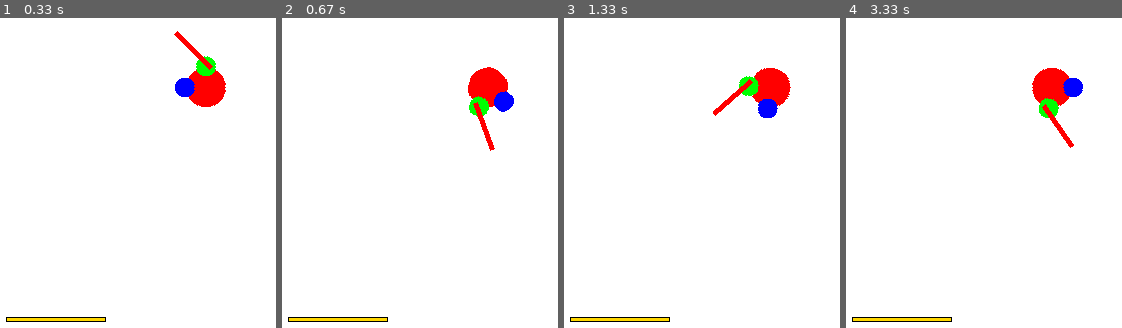
Above: before the commit, frames 1-4 (left to right).
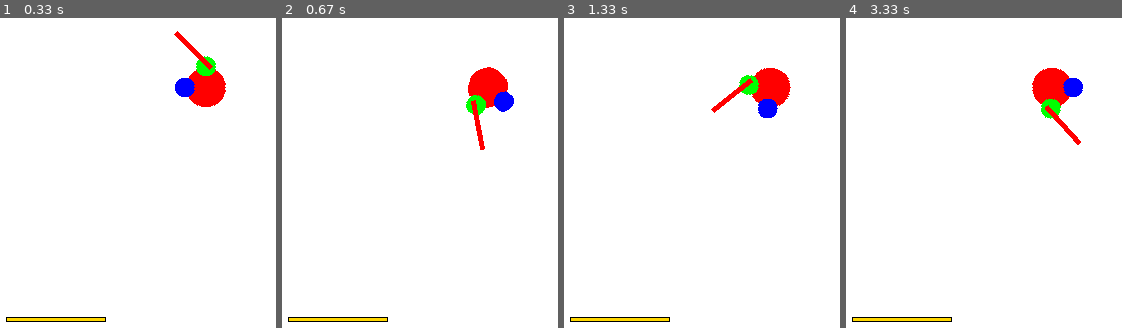
Above: after the commit, the same moments.

Repository: fjaviergb/Pygames-Hermanios
Game: pygame game, started from PruebaSuperPlayer.py
Same seed, same stepped clock (60 frames per second), same inputs: the game is played once before the commit and once after it.
Inputs (mouse positions are in pixels of both pictures, inside the frame that each line leads up to):
- Up to frame 1 (0.33 s): no input
- Up to frame 2 (0.67 s): press the mouse at (outside the picture) at 0.37 s; move the mouse to (outside the picture) at 0.47 s; release the mouse at (489, 120) at 0.6 s
- Up to frame 3 (1.33 s): hold Space 0.67-1.13 s; hold D 0.67-1.13 s; click (649, 92) at 0.75 s; hold D from 1.17 s (still down); click (613, 204) at 1.25 s
- Up to frame 4 (3.33 s): release D at 1.63 s; hold W 1.67-1.97 s; click (1110, 129) at 1.75 s; hold D 2-2.47 s; click (outside the picture) at 2.08 s; hold A 2.5-3.03 s; click (1058, 138) at 2.58 s; hold S from 3.07 s (still down); click (outside the picture) at 3.15 s

Frame 1 is identical in both runs. In frame 2, 0.6% of the frame differs, in the area x 66-78%, y 24-43%; in frame 3, 0.3%; in frame 4, 0.6%.

Commit message:
Versión anterior; bug de colisión espada

Diff:
--- a/SuperPlayer.py
+++ b/SuperPlayer.py
@@ -61,6 +61,43 @@
         self.energy = 100
 
     ###########################################################
+    # FUNCION RECEPCION DAÑO
+    ###########################################################
+    def ouch(self):
+        block_hit_list = pg.sprite.spritecollide(self, self.enem_sword, False)
+        block_hit_list_masked = pg.sprite.spritecollide(self, block_hit_list, False, pg.sprite.collide_mask)
+        for block in block_hit_list_masked:
+            self.live -= 1
+
+    ###########################################################
+    # FUNCION RECEPCION DAÑO
+    ###########################################################
+    def toma(self):
+        if ((self.slashleft and not self.swingleft and not self.backleft) or (self.slashright and not self.swingright and not self.backright)):
+            block_hit_list = pg.sprite.spritecollide(self.espada, self.col_sprites, False)
+            block_hit_list_masked = pg.sprite.spritecollide(self.espada, block_hit_list, False, pg.sprite.collide_mask)
+            for block in block_hit_list_masked:
+                if self.slashleft:
+                    self.clashleft = True
+                    self.clash_count = self.chargecount
+                    self.slashleft = False
+                    self.backleft = False
+                    self.slashright = False
+                    self.backright = False
+                    self.swingleft = False
+                    self.swingright = False
+                elif self.slashright:
+                    self.clashright = True
+                    self.clash_count = self.chargecount
+                    self.slashleft = False
+                    self.backleft = False
+                    self.slashright = False
+                    self.backright = False
+                    self.swingleft = False
+                    self.swingright = False
+
+
+    ###########################################################
     # FUNCION AVANCE DASH
     ###########################################################
     def isDash(self):
@@ -82,13 +119,14 @@
     ###########################################################
     # FUNCION COLISION ESPADA
     ###########################################################
-    def isClash(self, angle_grad, signo, angle):
+    def isClash(self, angle_grad, signo, angle, counter):
         #  Metodo para depurar la colision en movimiento.
         #  Como dos objetos en "movimiento" pueden superponerse sin llegar a colisionar
         #  hacemos un pequenno barrido de los angulos para ver si se encuentran.
-        for i in np.arange(0, 4, 0.5):
+        for i in np.arange(1, 5, 0.5):
             #  TODO si el objeto es pequenno puede fallar.
-            self.anglehit = angle - angle_grad + signo * (self.chargecount - i) * 3
+            self.chargecount = counter - i
+            self.anglehit = angle - angle_grad + signo * (self.chargecount) * 3
             self.espada.image = pg.transform.rotate(self.espada.image_orig, self.anglehit)
             self.espada.rect = self.espada.image.get_rect(center = self.rect.center)
             self.espada.mask = pg.mask.from_surface(self.espada.image)
@@ -98,10 +136,10 @@
                 if len(block_hit_list_masked) == 0:
                     pass
                 else:
+                    print(i)
                     break
             else:
                 pass
-        return i
 
     ###########################################################
     # FUNCION COLISION CUERPO
@@ -168,12 +206,15 @@
     ###########################################################
     # FUNCION UPDATE
     ###########################################################
-    def update(self, player):
+    def update(self,player):
+        self.ouch()
+        self.toma()
+
         keys = pg.key.get_pressed()
         button = pg.mouse.get_pressed()
         (xcursor, ycursor) = pg.mouse.get_pos()
-        sen = ycursor - player.rect.centery
-        cos = xcursor - player.rect.centerx
+        sen = ycursor - self.rect.centery
+        cos = xcursor - self.rect.centerx
 
 ######################################################################
 # MOVIMIENTO POR COLISIÓN CON OBJETOS
@@ -181,7 +222,6 @@
         newX, newY = self.isWall(self.x, self.y)
         self.x =  newX
         self.y = newY
-
 
 ######################################################################
 # DASH CON SPACE
@@ -302,8 +342,7 @@
                         self.anglehit = 270 - angle_grad - self.chargecount * 3
                 elif self.slashright and not self.swingright and not self.backright:
                     if self.chargecount >= self.countlimit * -20 / 30:
-                            self.anglehit = 270 - angle_grad - self.chargecount * 3
-                            self.chargecount -= self.isClash(angle_grad, -1, 270)
+                            self.isClash(angle_grad, -1, 270, self.chargecount)
                     else:
                         self.slashright = False
                         self.backright = True
@@ -338,8 +377,7 @@
                         self.anglehit = 270 - angle_grad + self.chargecount * 3
                 elif self.slashleft and not self.swingleft and not self.backleft:
                     if self.chargecount >= self.countlimit * -20 / 30:
-                            self.anglehit = 270 - angle_grad + self.chargecount * 3
-                            self.chargecount -= self.isClash(angle_grad, 1, 270)
+                            self.isClash(angle_grad, 1, 270, self.chargecount)
                     else:
                         self.slashleft = False
                         self.backleft = True
@@ -390,8 +428,7 @@
                         self.anglehit = 90 - angle_grad - self.chargecount * 3
                 elif self.slashright and not self.swingright and not self.backright:
                     if self.chargecount >= self.countlimit * -20 / 30:
-                            self.anglehit = 90 - angle_grad - self.chargecount * 3
-                            self.chargecount -= self.isClash(angle_grad, -1, 90)
+                            self.isClash(angle_grad, -1, 90, self.chargecount)
                     else:
                         self.slashright = False
                         self.backright = True
@@ -426,8 +463,7 @@
                         self.anglehit = 90 - angle_grad + self.chargecount * 3
                 elif self.slashleft and not self.swingleft and not self.backleft:
                     if self.chargecount >= self.countlimit * -20 / 30:
-                            self.anglehit = 90 - angle_grad + self.chargecount * 3
-                            self.chargecount -= self.isClash(angle_grad, 1, 90)
+                            self.isClash(angle_grad, 1, 90, self.chargecount)
                     else:
                         self.slashleft = False
                         self.backleft = True
@@ -476,8 +512,7 @@
                     self.anglehit = 0 - self.chargecount * 3
             elif self.slashright and not self.swingright and not self.backright:
                 if self.chargecount >= self.countlimit * -20 / 30:
-                        self.anglehit = 0 - self.chargecount * 3
-                        self.chargecount -= self.isClash(angle_grad, -1, 0)
+                        self.isClash(angle_grad, -1, 0, self.chargecount)
                 else:
                     self.slashright = False
                     self.backright = True
@@ -504,8 +539,7 @@
                     self.anglehit = 0 + self.chargecount * 3
             elif self.slashleft and not self.swingleft and not self.backleft:
                 if self.chargecount >= self.countlimit * -20 / 30:
-                        self.anglehit = 0 + self.chargecount * 3
-                        self.chargecount -= self.isClash(angle_grad, 1, 0)
+                        self.isClash(angle_grad, 1, 0, self.chargecount)
                 else:
                     self.slashleft = False
                     self.backleft = True
@@ -546,8 +580,7 @@
                     self.anglehit = 180 - self.chargecount * 3
             elif self.slashright and not self.swingright and not self.backright:
                 if self.chargecount >= self.countlimit * -20 / 30:
-                        self.anglehit = 180 - self.chargecount * 3
-                        self.chargecount -= self.isClash(angle_grad, -1, 180)
+                        self.isClash(angle_grad, -1, 180, self.chargecount)
                 else:
                     self.slashright = False
                     self.backright = True
@@ -574,8 +607,7 @@
                     self.anglehit = 180 + self.chargecount * 3
             elif self.slashleft and not self.swingleft and not self.backleft:
                 if self.chargecount >= self.countlimit * -20 / 30:
-                        self.anglehit = 180 + self.chargecount * 3
-                        self.chargecount -= self.isClash(angle_grad, 1, 180)
+                        self.isClash(angle_grad, 1, 180, self.chargecount)
                 else:
                     self.slashleft = False
                     self.backleft = True
@@ -586,15 +618,17 @@
                 else:
                     self.backleft = False
                     self.chargecount = 1
+
+
         if keys[pg.K_LCTRL] and self.energy > 0:
             self.energy -= 2
         if self.energy < 100:
             self.energy += 1
+
         self.image = pg.transform.rotate(self.image_orig, self.angle)
         self.image.set_colorkey(BLACK)
         self.rect = self.image.get_rect(center = (250, 250))
         self.mask = pg.mask.from_surface(self.image)
-        print(self.x,self.y)
 
     class Rhand(pg.sprite.Sprite):
         def __init__(self, xinit, yinit):
